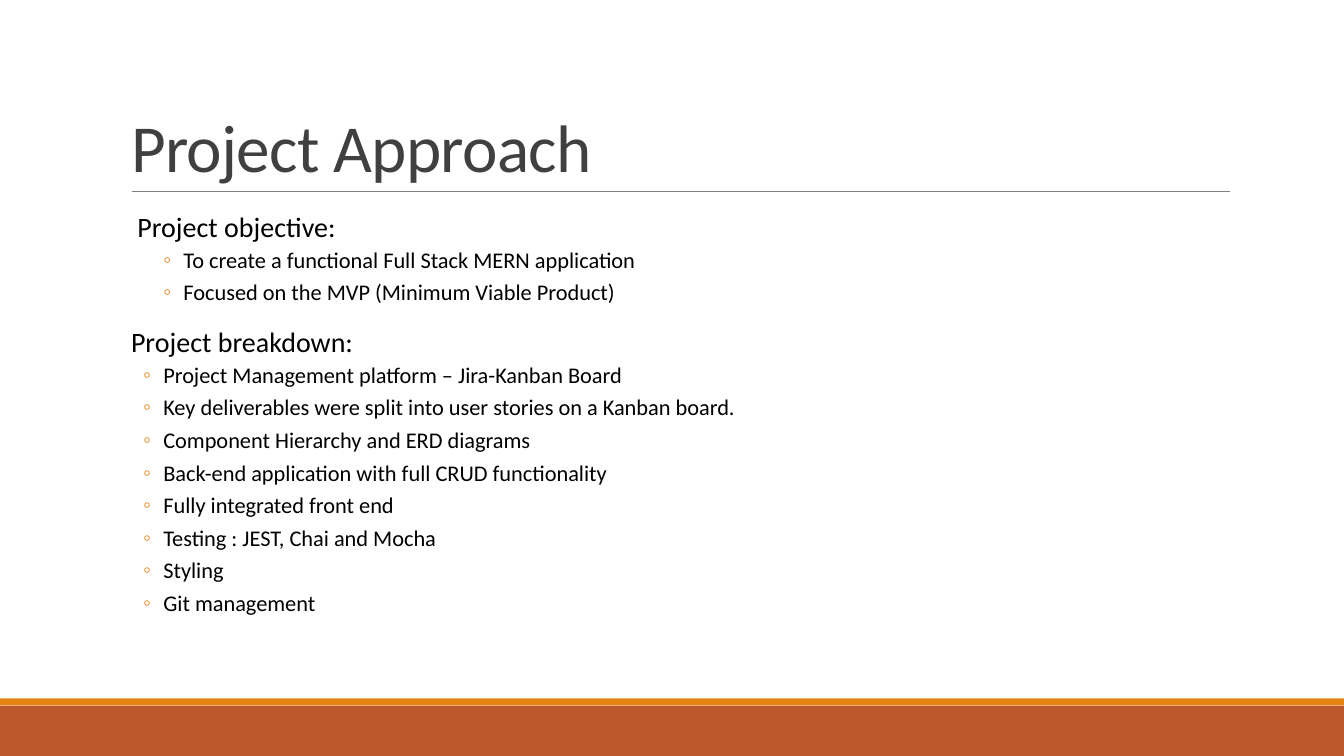
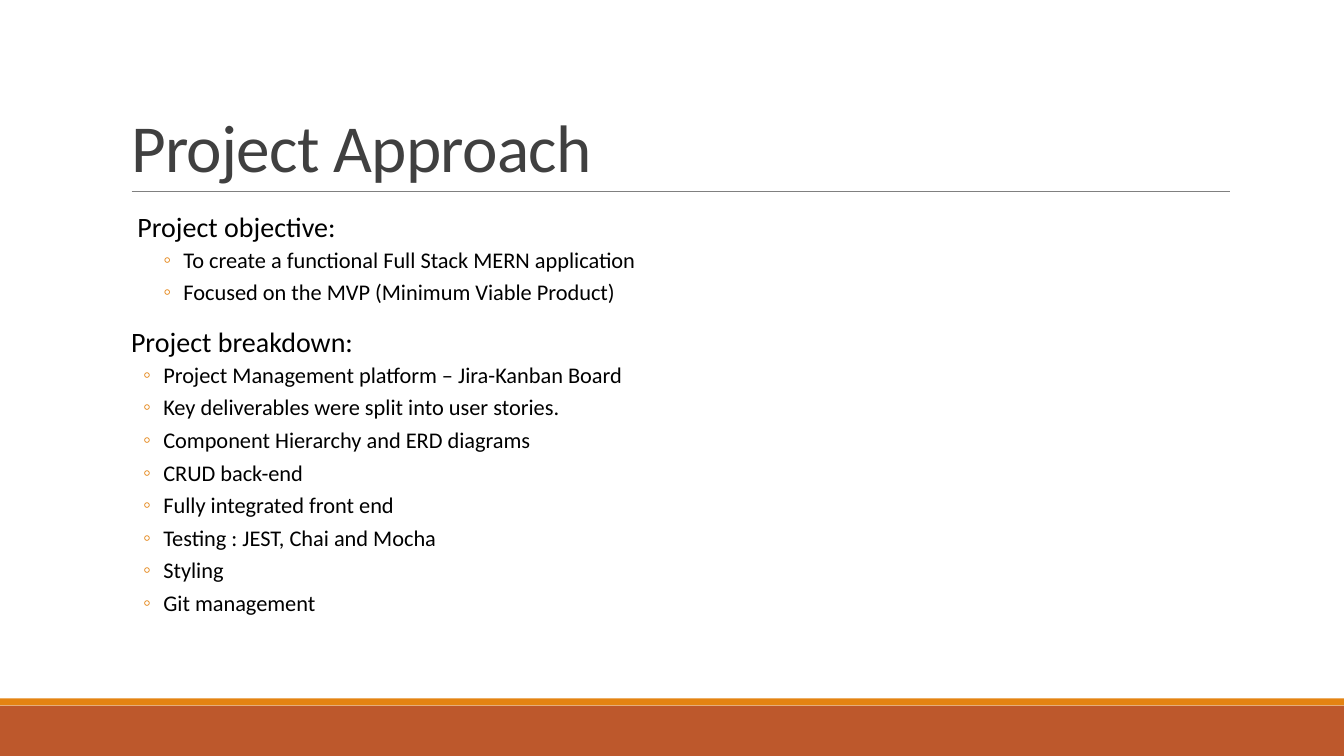
Before and after one commit to Shameer28/QA-Cinemas, a slide deck: slide 3 of QA Cinema-Documentation/Presentation/QACinema.pptx. Drawn at 1344x756 pixels with LibreOffice and Linux fonts; fonts in the diff are those of the drawing. Boxes give left, top, right and bottom in pixels: in the first picture for what was removed or moved away, otherwise in the second. Text is boxed around its words. In the diff, an @@ line names an element or a change of style, - is before the commit and + after.

```diff
--- a/QA Cinema-Documentation/Presentation/QACinema.pptx
+++ b/QA Cinema-Documentation/Presentation/QACinema.pptx
@@ text at <box>163,399,559,419</box>: text changed @@
-  ◦ Key deliverables were split into user stories on a Kanban board.
+  ◦ Key deliverables were split into user stories.
@@ text at <box>163,465,303,481</box>: text changed @@
-  ◦ Back-end application with full CRUD functionality
+  ◦ CRUD back-end
```
Also in this commit, not shown: 6 other slides changed, 1 other file.
